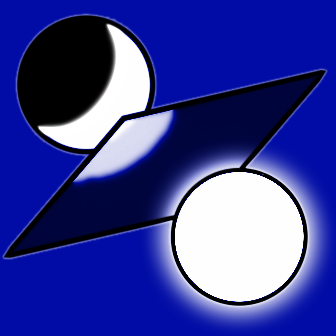
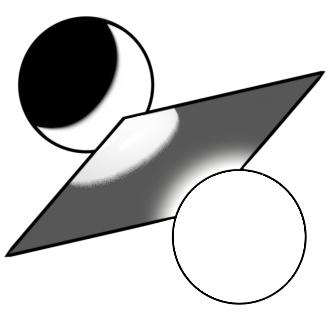
Layer changes from the first 336×336 image to the second:
added layer "Lightdark_09-27_grandao" (hard light) above "Lightdark_09-26_grandao copy" over (3, 15, 326, 307)
hid "Lightdark_09-26_grandao copy" over (3, 14, 327, 308)
painted on "Layer 1" over (27, 20, 131, 191)
hid "Color Fill 1" over (0, 0, 336, 336)
